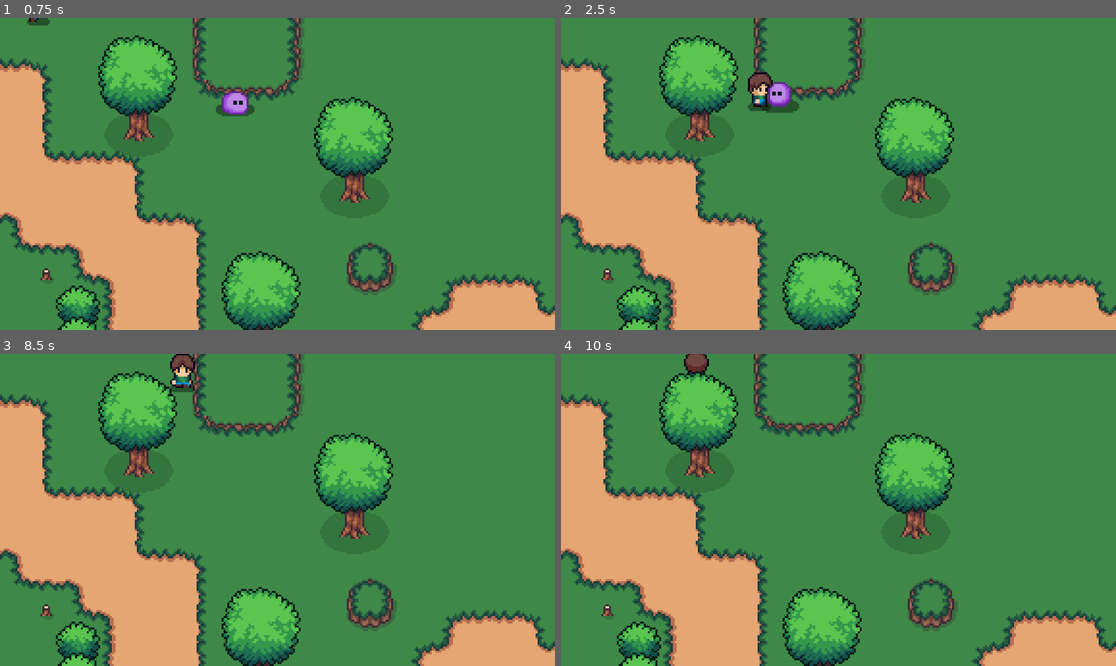
Above: before the commit, frames 1-4 (two rows, left to right).
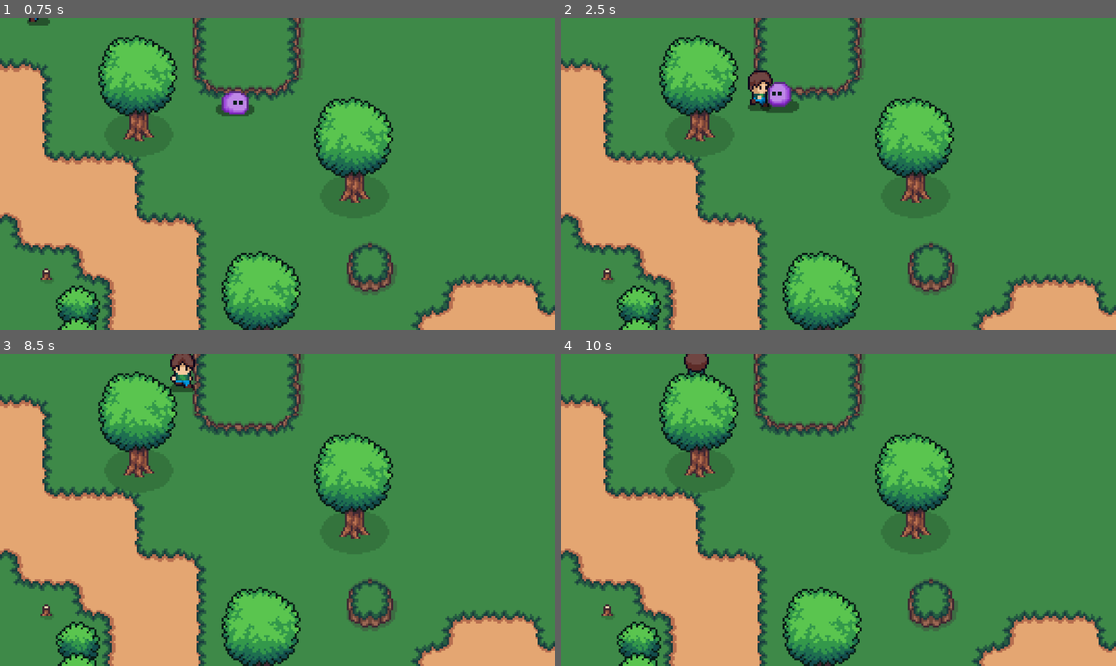
Above: after the commit, the same moments.

Repository: antgarcia222/Capstone-Game-Project
Game: Godot game, scene res://scenes/world.tscn
Two runs of this game, one before a commit and one after it. Both use one fixed random seed, a clock stepped at 60 frames per second and the inputs below.
Inputs:
- Up to frame 1 (0.75 s): hold Right (ui_right) from 0.53 s (still down); tap E (attack) at 0.6 s
- Up to frame 2 (2.5 s): release Right (ui_right) at 1.28 s; hold Down (ui_down) 1.28-2.03 s; tap E (attack) at 1.35, 2.1 s; tap Enter at 2 s; hold Right (ui_right) from 2.03 s (still down)
- Up to frame 3 (8.5 s): release Right (ui_right) at 2.78 s; hold Up (ui_up) 2.78-3.53 s; tap E (attack) every 0.75 s from 2.85 to 8.1 s; hold Left (ui_left) 3.53-5.03 s; tap Space at 4.25, 5.75 s; tap Enter at 5, 8 s; hold Down (ui_down) 5.03-5.78 s; hold Right (ui_right) 5.78-6.53 s; hold Up (ui_up) 6.53-7.28 s; hold Right (ui_right) 7.28-8.03 s; hold Down (ui_down) from 8.03 s (still down)
- Up to frame 4 (10 s): release Down (ui_down) at 8.78 s; hold Left (ui_left) 8.78-9.53 s; tap E (attack) at 8.85, 9.6 s; hold Up (ui_up) from 9.53 s (still down)

Frame 1 is identical in both runs. In frame 2, 0.2% of the frame differs, in the area x 33-39%, y 16-29%; in frame 3, 0.3%, in the area x 30-36%, y 0-11%; in frame 4, less than 0.1%.

Commit message:
Finished the attack / taking damage script

Diff:
--- a/capstone-project/scenes/enemy.tscn
+++ b/capstone-project/scenes/enemy.tscn
@@ -160,7 +160,11 @@
 [node name="hitbox_collision" type="CollisionShape2D" parent="enemy_hitbox"]
 shape = SubResource("CircleShape2D_u4p7f")
 
+[node name="take_damage_cooldown" type="Timer" parent="."]
+wait_time = 0.5
+
 [connection signal="body_entered" from="detection_area" to="." method="_on_detection_area_body_entered"]
 [connection signal="body_exited" from="detection_area" to="." method="_on_detection_area_body_exited"]
 [connection signal="body_entered" from="enemy_hitbox" to="." method="_on_enemy_hitbox_body_entered"]
 [connection signal="body_exited" from="enemy_hitbox" to="." method="_on_enemy_hitbox_body_exited"]
+[connection signal="timeout" from="take_damage_cooldown" to="." method="_on_take_damage_cooldown_timeout"]
--- a/capstone-project/scenes/player.tscn
+++ b/capstone-project/scenes/player.tscn
@@ -451,6 +451,10 @@
 [node name="attack_cooldown" type="Timer" parent="."]
 wait_time = 0.5
 
+[node name="deal_attack_timer" type="Timer" parent="."]
+wait_time = 0.5
+
 [connection signal="body_entered" from="player_hitbox" to="." method="_on_player_hitbox_body_entered"]
 [connection signal="body_exited" from="player_hitbox" to="." method="_on_player_hitbox_body_exited"]
 [connection signal="timeout" from="attack_cooldown" to="." method="_on_attack_cooldown_timeout"]
+[connection signal="timeout" from="deal_attack_timer" to="." method="_on_deal_attack_timer_timeout"]
--- a/capstone-project/scripts/enemy.gd
+++ b/capstone-project/scripts/enemy.gd
@@ -6,6 +6,8 @@
 
 var health = 100
 var player_inattack_zone = false
+
+var can_take_damage = true
 
 func _physics_process(delta):
 	deal_with_damage()
@@ -47,7 +49,14 @@
 
 func deal_with_damage():
 	if player_inattack_zone and global.player_current_attack == true:
-		health = health - 20
-		print("slime health = ", health)
-		if health <= 0:
-			self.queue_free()
+		if can_take_damage == true:
+			health = health - 20
+			$take_damage_cooldown.start()
+			can_take_damage = false
+			print("slime health = ", health)
+			if health <= 0:
+				self.queue_free()
+
+
+func _on_take_damage_cooldown_timeout() -> void:
+	can_take_damage = true
--- a/capstone-project/scripts/player.gd
+++ b/capstone-project/scripts/player.gd
@@ -16,6 +16,7 @@
 func _physics_process(delta):
 	player_movement(delta)
 	enemy_attack()
+	attack()
 
 	if health <= 0:
 		player_alive = false #go back to menu or respawn
@@ -111,3 +112,30 @@
 
 func _on_attack_cooldown_timeout() -> void:
 	enemy_attack_cooldown = true
+
+func attack():
+	var dir = current_dir
+
+	if Input.is_action_just_pressed("attack"):
+		global.player_current_attack = true
+		attack_Ip = true
+		if dir == "right":
+			$AnimatedSprite2D.flip_h = false
+			$AnimatedSprite2D.play("side_attack")
+			$deal_attack_timer.start()
+		if dir == "left":
+			$AnimatedSprite2D.flip_h = true
+			$AnimatedSprite2D.play("side_attack")
+			$deal_attack_timer.start()
+		if dir == "down":
+			$AnimatedSprite2D.play("front_attack")
+			$deal_attack_timer.start()
+		if dir == "up":
+			$AnimatedSprite2D.play("back_attack")
+			$deal_attack_timer.start()
+
+
+func _on_deal_attack_timer_timeout() -> void:
+	$deal_attack_timer.stop()
+	global.player_current_attack = false
+	attack_Ip = false
